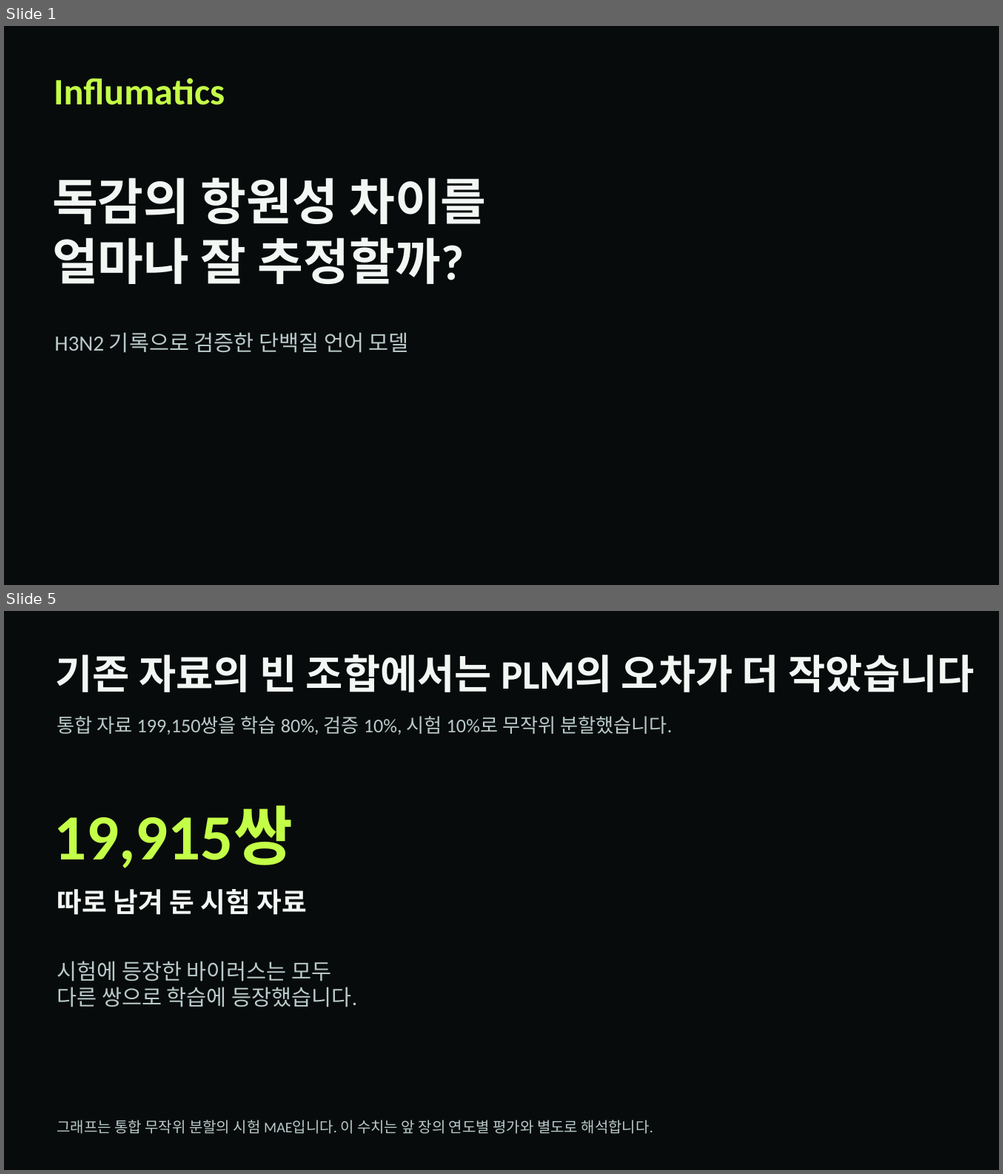
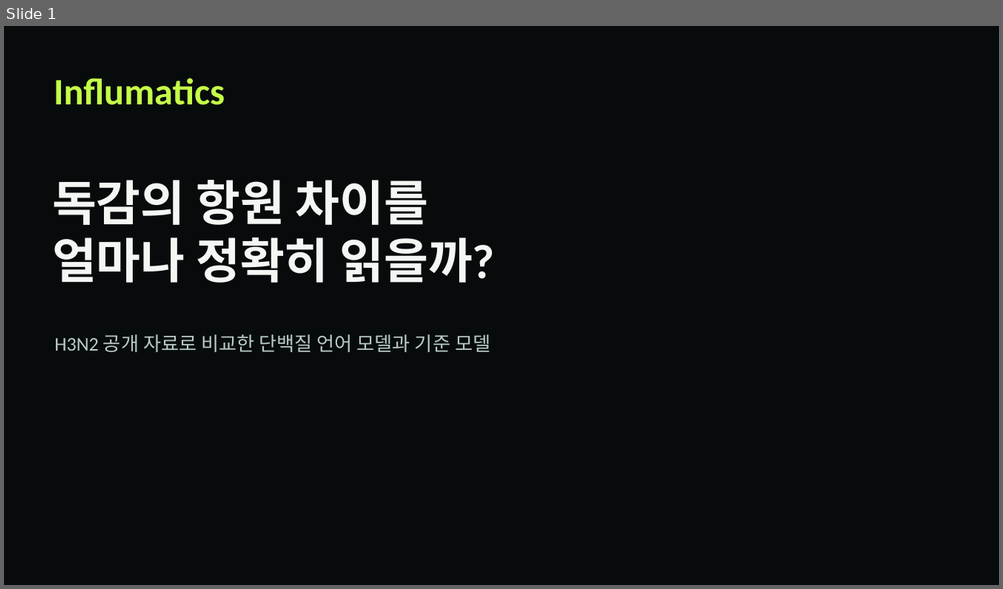
Before and after one commit to ssy2205/influmatics, a slide deck: web/frontend/public/research/results/influmatics-results.pptx. Shown one above the other, each under a label of ours: slides 1 and 5 before the commit, slide 1 after it; the slides between them are not shown. The pictures are 1003x1174 and 1003x589 pixels, drawn with LibreOffice and Linux fonts; fonts in the diff are those of the drawing; background and template pictures are left out. Boxes give left, top, right and bottom in pixels: in the first picture for what was removed or moved away, otherwise in the second. Text is boxed around its words. In the diff, an @@ line names an element or a change of style, - is before the commit and + after.

```diff
--- a/web/frontend/public/research/results/influmatics-results.pptx
+++ b/web/frontend/public/research/results/influmatics-results.pptx
@@ slide 5 removed at <box>4,611,999,1170</box>, background #080B0C @@
@@ text removed at <box>55,655,974,692</box> @@
-기존 자료의 빈 조합에서는 PLM의 오차가 더 작았습니다
@@ text removed at <box>57,716,671,735</box> @@
-통합 자료 199,150쌍을 학습 80%, 검증 10%, 시험 10%로 무작위 분할했습니다.
@@ text removed at <box>54,806,293,869</box> @@
-19,915쌍
@@ text removed at <box>57,889,307,915</box> @@
-따로 남겨 둔 시험 자료
@@ text removed at <box>57,961,357,1008</box> @@
-시험에 등장한 바이러스는 모두
-다른 쌍으로 학습에 등장했습니다.
@@ text removed at <box>57,1120,653,1134</box> @@
-그래프는 통합 무작위 분할의 시험 MAE입니다. 이 수치는 앞 장의 연도별 평가와 별도로 해석합니다.
@@ slide 1 changed as well @@
@@ text at <box>52,180,495,283</box>: text changed; size 48 to 46.5 pt @@
-독감의 항원성 차이를
-얼마나 잘 추정할까?
+독감의 항원 차이를
+얼마나 정확히 읽을까?
@@ text at <box>54,335,490,352</box>: text changed; size 21 to 18.8 pt @@
-H3N2 기록으로 검증한 단백질 언어 모델
+H3N2 공개 자료로 비교한 단백질 언어 모델과 기준 모델
```
Also in this commit, not shown: 1 other slide changed, 5 slides added, 3 other slides removed, 3 other files.
